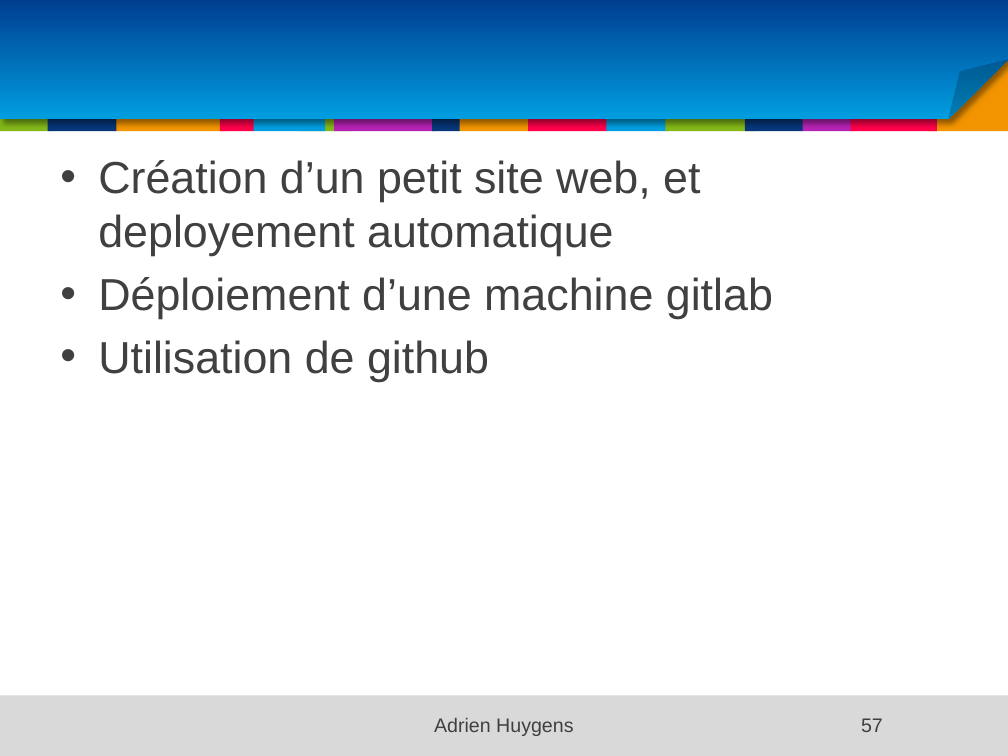
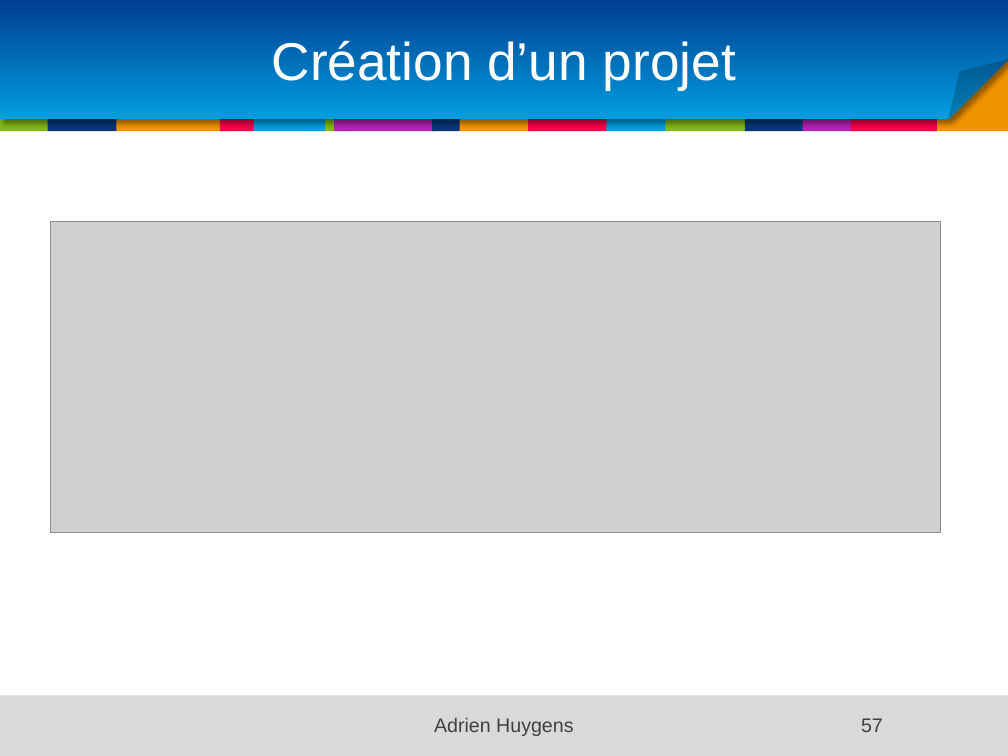
Before and after one commit to samouraii/CoursEntrepriseNumerique, a slide deck: slide 57 of Chapitre1.pptx. Drawn at 1008x756 pixels with LibreOffice and Linux fonts; fonts in the diff are those of the drawing; grey boxes stand for pictures; background and template pictures are left out. Boxes give left, top, right and bottom in pixels: in the first picture for what was removed or moved away, otherwise in the second. Text is boxed around its words. In the diff, an @@ line names an element or a change of style, - is before the commit and + after.

```diff
--- a/Chapitre1.pptx
+++ b/Chapitre1.pptx
@@ title added at bbox=[272, 40, 736, 90], 38 pt, text #FFFFFF @@
+Création d’un projet
@@ text removed at bbox=[98, 160, 773, 382] @@
-• Création d’un petit site web, et deployement automatique
-• Déploiement d’une machine gitlab
-• Utilisation de github
@@ picture added at bbox=[50, 222, 940, 533] @@
```
Also in this commit, not shown: 3 other slides changed, 29 slides added.
